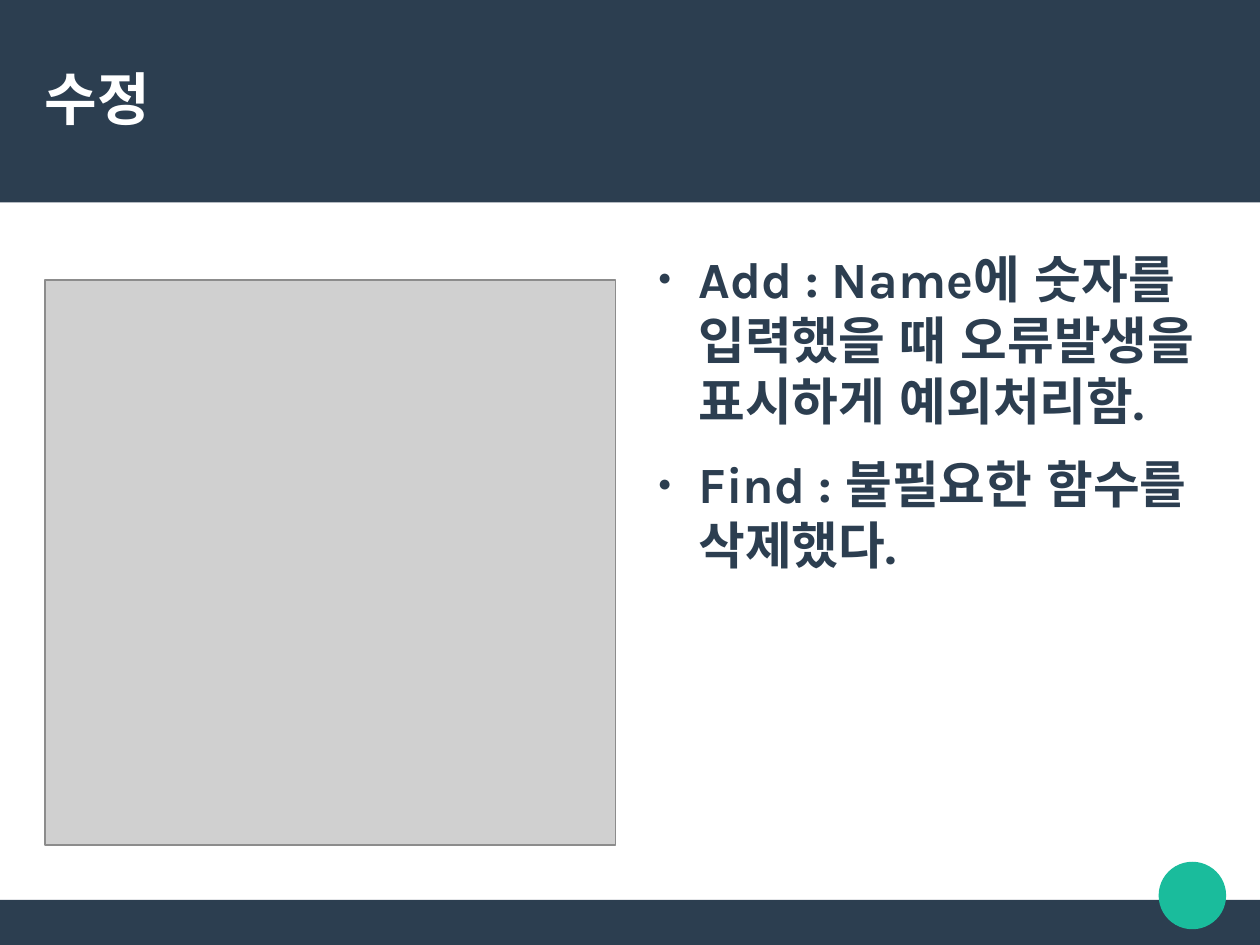
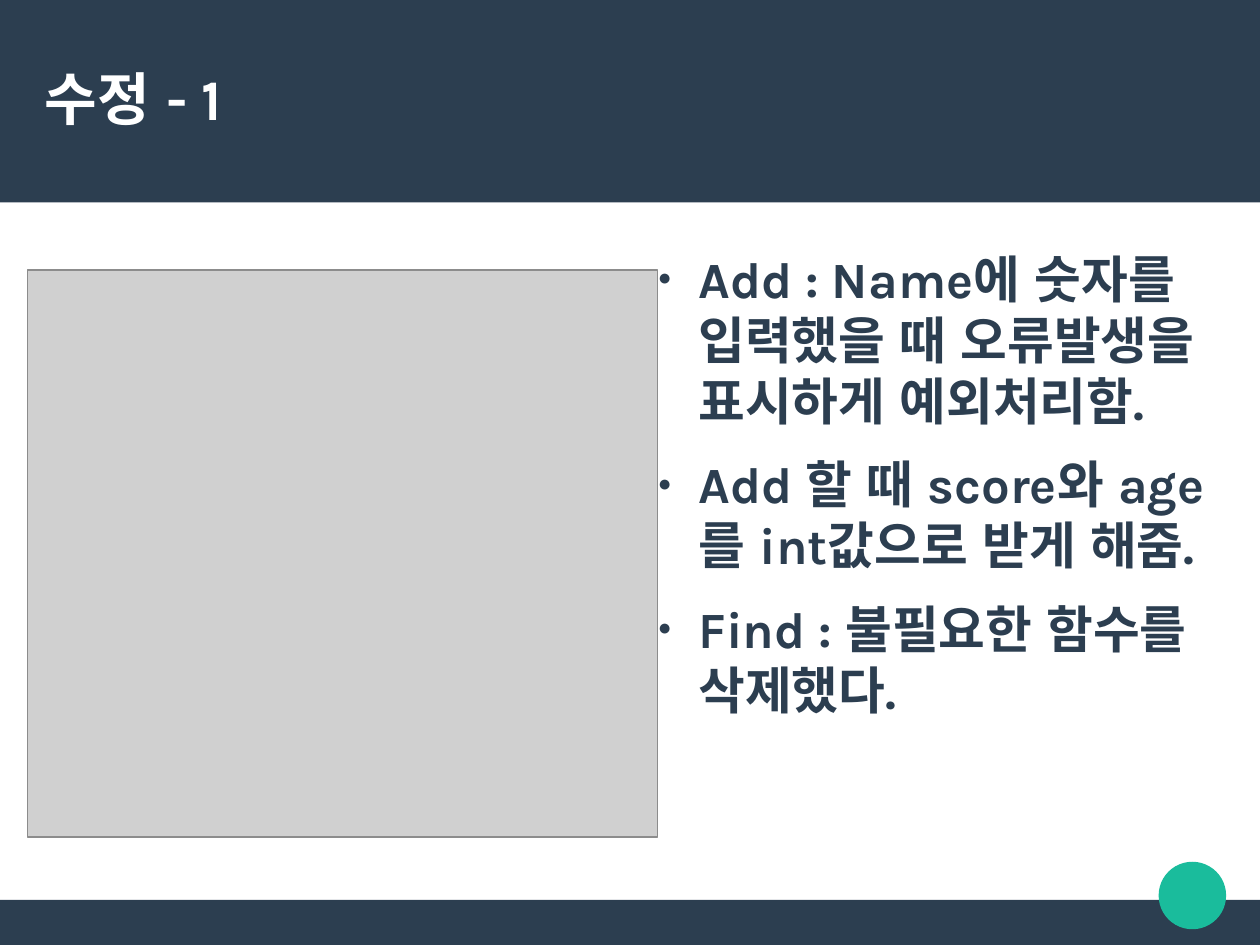
Before and after one commit to wldusdhso/sw-project-class5-2-2, a slide deck: slide 4 of 2조 코드리뷰 assignment3.odp (slide 3 before the commit). Drawn at 1260x945 pixels with LibreOffice and Linux fonts; fonts in the diff are those of the drawing; grey boxes stand for pictures. Boxes give left, top, right and bottom in pixels: in the first picture for what was removed or moved away, otherwise in the second. Text is boxed around its words. In the diff, an @@ line names an element or a change of style, - is before the commit and + after.

```diff
--- a/2조 코드리뷰 assignment3.odp
+++ b/2조 코드리뷰 assignment3.odp
@@ title at box(45, 72, 222, 125): text changed @@
-수정
+수정 - 1
@@ picture: place and size @@
-picture at box(45, 280, 615, 845)
+picture at box(27, 270, 657, 837)
@@ text at box(698, 460, 1195, 569): paragraph added @@
+● Add 할 때 score와 age를 int값으로 받게 해줌.
```
Also in this commit, not shown: 1 other slide changed, 2 slides added.
